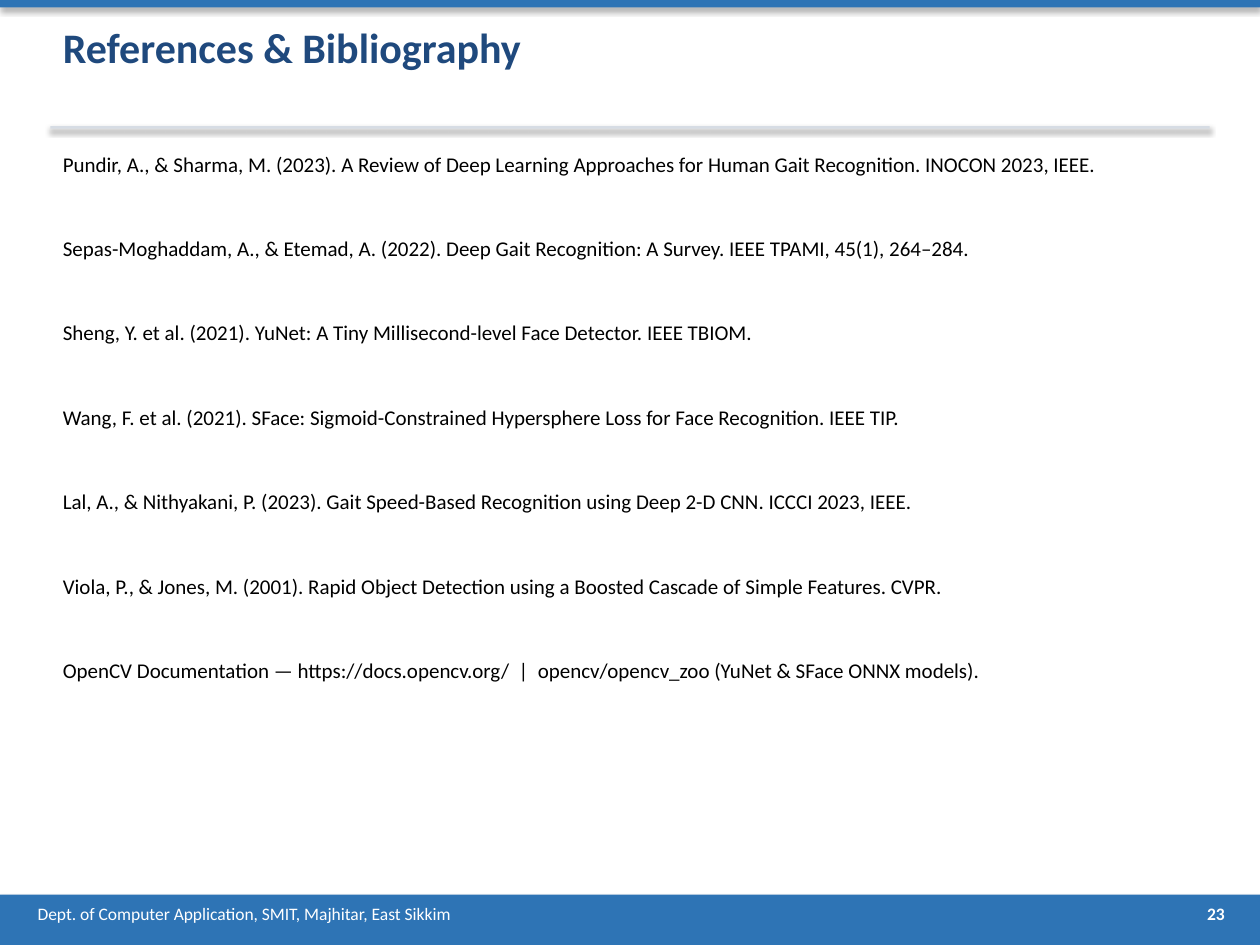
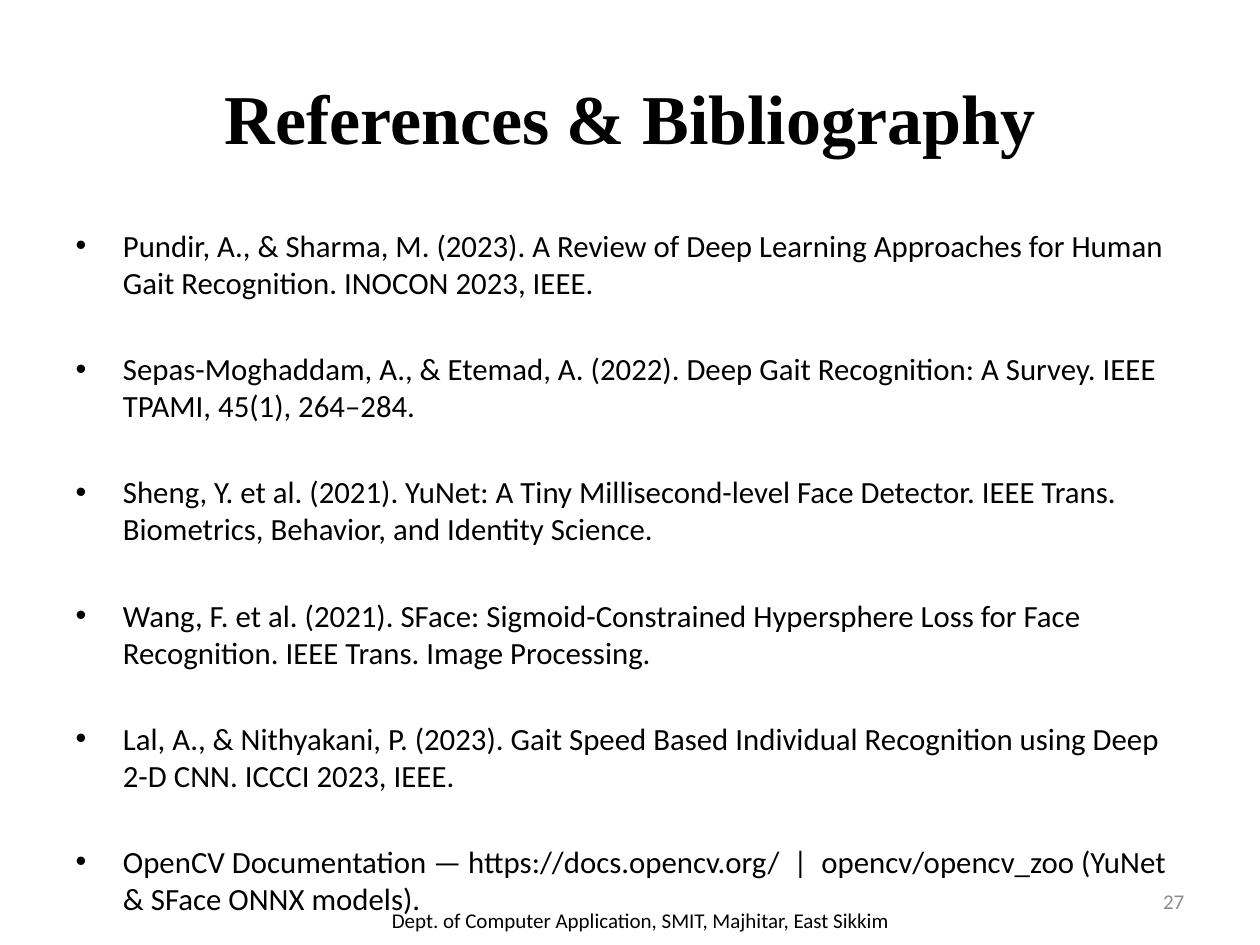
Before and after one commit to prageshdir/FACEE, a slide deck: slide 27 of FACEE_Presentation.pptx (slide 23 before the commit). Drawn at 1260x945 pixels with LibreOffice and Linux fonts; fonts in the diff are those of the drawing. Boxes give left, top, right and bottom in pixels: in the first picture for what was removed or moved away, otherwise in the second. Text is boxed around its words. In the diff, an @@ line names an element or a change of style, - is before the commit and + after.

```diff
--- a/FACEE_Presentation.pptx
+++ b/FACEE_Presentation.pptx
@@ rectangle removed at [0, 0, 1260, 8] @@
@@ title "References & Bibliography": place and size @@
-title "References & Bibliography" at [63, 33, 520, 70]
+title "References & Bibliography" at [225, 94, 1035, 157]
@@ title "References & Bibliography" at [225, 94, 1035, 157]: size 24 to 40 pt, font Calibri to Times New Roman, text colour #1F497D to #000000; alignment left to centre; vertical alignment top to middle @@
@@ rectangle removed at [50, 126, 1210, 129] @@
@@ text removed at [63, 157, 1094, 176] @@
-Pundir, A., & Sharma, M. (2023). A Review of Deep Learning Approaches for Human Gait Recognition. INOCON 2023, IEEE.
@@ text added at [123, 234, 1166, 918], 17.6 pt, text #000000 @@
+• Pundir, A., & Sharma, M. (2023). A Review of Deep Learning Approaches for Human Gait Recognition. INOCON 2023, IEEE.
+• Sepas-Moghaddam, A., & Etemad, A. (2022). Deep Gait Recognition: A Survey. IEEE TPAMI, 45(1), 264–284.
+• Sheng, Y. et al. (2021). YuNet: A Tiny Millisecond-level Face Detector. IEEE Trans. Biometrics, Behavior, and Identity Science.
+• Wang, F. et al. (2021). SFace: Sigmoid-Constrained Hypersphere Loss for Face Recognition. IEEE Trans. Image Processing.
+• Lal, A., & Nithyakani, P. (2023). Gait Speed Based Individual Recognition using Deep 2-D CNN. ICCCI 2023, IEEE.
+• OpenCV Documentation — https://docs.opencv.org/ | opencv/opencv_zoo (YuNet & SFace ONNX models).
@@ text removed at [63, 241, 969, 260] @@
-Sepas-Moghaddam, A., & Etemad, A. (2022). Deep Gait Recognition: A Survey. IEEE TPAMI, 45(1), 264–284.
@@ text removed at [63, 325, 752, 344] @@
-Sheng, Y. et al. (2021). YuNet: A Tiny Millisecond-level Face Detector. IEEE TBIOM.
@@ text removed at [63, 410, 899, 429] @@
-Wang, F. et al. (2021). SFace: Sigmoid-Constrained Hypersphere Loss for Face Recognition. IEEE TIP.
@@ text removed at [63, 494, 911, 513] @@
-Lal, A., & Nithyakani, P. (2023). Gait Speed-Based Recognition using Deep 2-D CNN. ICCCI 2023, IEEE.
@@ text removed at [63, 579, 942, 598] @@
-Viola, P., & Jones, M. (2001). Rapid Object Detection using a Boosted Cascade of Simple Features. CVPR.
@@ text removed at [63, 663, 979, 682] @@
-OpenCV Documentation — https://docs.opencv.org/ | opencv/opencv_zoo (YuNet & SFace ONNX models).
@@ rectangle removed at [0, 895, 1260, 945] @@
@@ text "Dept. of Computer Application, SMIT, ...": place and size @@
-text "Dept. of Computer Application, SMIT, ..." at [38, 908, 451, 923]
+text "Dept. of Computer Application, SMIT, ..." at [392, 910, 888, 932]
@@ text "Dept. of Computer Application, SMIT, ..." at [392, 910, 888, 932]: size 10 to 12 pt, text colour #FFFFFF to #000000; alignment left to centre; vertical alignment top to middle @@
@@ page number added at [1163, 895, 1184, 909], 12 pt, text #8C8C8C @@
+27
@@ text removed at [1207, 908, 1225, 920] @@
-23
```
Also in this commit, not shown: 12 other slides changed, 15 slides added, 11 slides removed, 1 other file.
